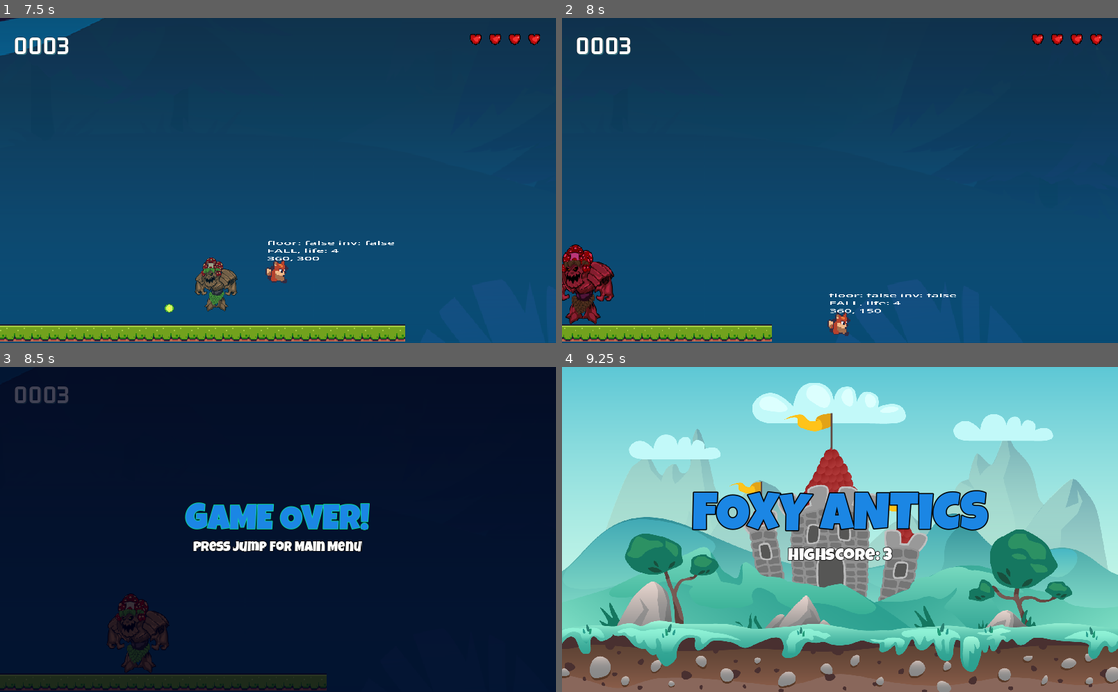
Above: before the commit, frames 1-4 (two rows, left to right).
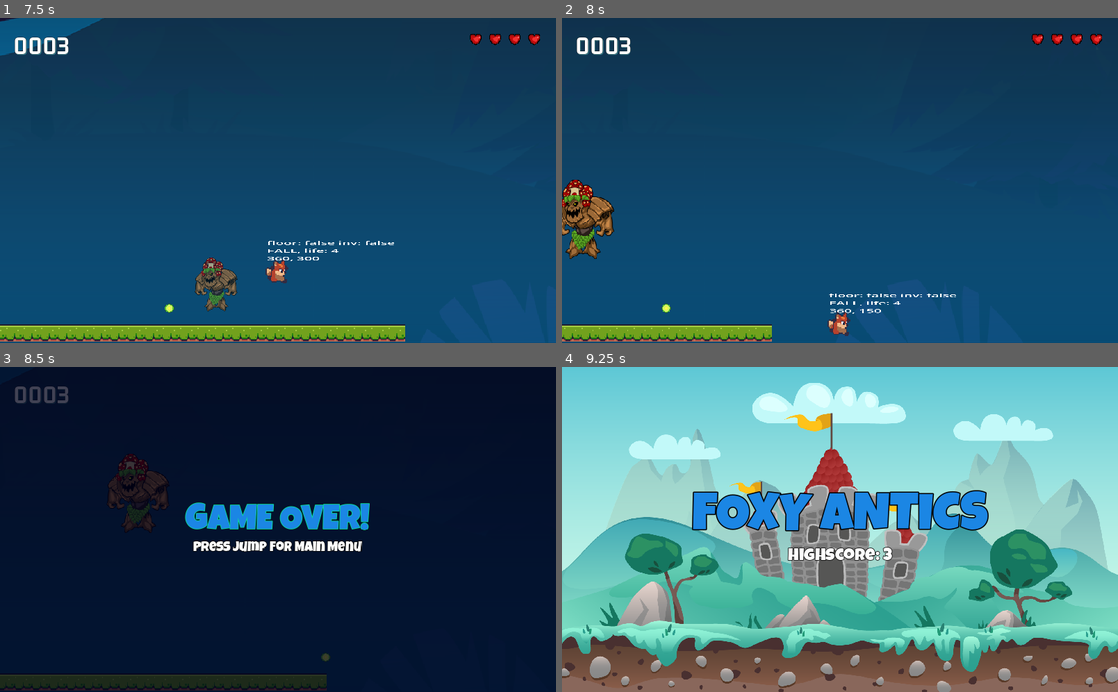
Above: after the commit, the same moments.

Repository: bluewind109/Foxy-Antics
Game: Godot game, scene res://main/main.tscn
The game is run twice, just before and just after one commit, with the same random seed, the same clock (stepped at 60 frames per second) and the same inputs.
Inputs:
- Up to frame 1 (7.5 s): tap Enter at 0.5 s; hold Right (right) 0.53-2.03 s; tap Ctrl (shoot) every 0.75 s from 0.6 to 7.35 s; tap Space (jump) at 0.77, 1.52, 3.02, 3.77, 4.52, 5, 6.02, 6.77 s; hold Left (left) 2.03-4.28 s; hold Right (right) from 4.28 s (still down)
- Up to frame 2 (8 s): keep holding Right (right); tap Space (jump) at 7.52 s
- Up to frame 3 (8.5 s): release Right (right) at 8.03 s; hold Left (left) from 8.03 s (still down); tap Ctrl (shoot) at 8.1 s
- Up to frame 4 (9.25 s): keep holding Left (left); tap Enter at 8.75 s; tap Ctrl (shoot) at 8.85 s; tap Space (jump) at 9.02 s

Frame 1 is identical in both runs. In frame 2, 3.0% of the frame differs, in the area x 0-20%, y 49-95%; in frame 3, 2.0%; in frame 4, nothing differs.

Commit message:
Prevent boss from getting damaged before his entrance animation finished

Diff:
--- a/boss/boss.gd
+++ b/boss/boss.gd
@@ -5,15 +5,17 @@
 
 @onready var animation_tree = $AnimationTree
 @onready var visual = $Visual
+@onready var hit_box = $Visual/HitBox
 
 @export var lives: int = 2
 @export var points: int = 5
 
 var _invincible: bool = false
+var _has_arrived: bool = false
 
 
 func _ready():
-	pass
+	hit_box.monitoring = false
 
 
 func tween_hit() -> void:
@@ -35,11 +37,21 @@
 
 
 func take_damage() -> void:
+	if (_has_arrived == false): return
 	if (_invincible == true): return
 
 	set_invincible(true)
 	tween_hit()
 	reduce_lives()
+
+
+func get_has_arrived() -> bool:
+	return _has_arrived
+
+
+func on_arrive_finished() -> void:
+	hit_box.set_deferred("monitoring", true)
+	_has_arrived = true
 
 
 func _on_trigger_area_entered(_area):
--- a/boss/boss.tscn
+++ b/boss/boss.tscn
@@ -176,6 +176,20 @@
 "transitions": PackedFloat32Array(1, 1, 1, 1, 1, 1, 1),
 "update": 0,
 "values": [Vector2(0, 0), Vector2(0, -150), Vector2(0, 0), Vector2(0, -150), Vector2(0, 0), Vector2(0, -150), Vector2(0, 0)]
+}
+tracks/1/type = "method"
+tracks/1/imported = false
+tracks/1/enabled = true
+tracks/1/path = NodePath(".")
+tracks/1/interp = 1
+tracks/1/loop_wrap = true
+tracks/1/keys = {
+"times": PackedFloat32Array(3),
+"transitions": PackedFloat32Array(1),
+"values": [{
+"args": [],
+"method": &"on_arrive_finished"
+}]
 }
 
 [sub_resource type="AnimationLibrary" id="AnimationLibrary_52k70"]
--- a/bullet/bullet_base/bullet_base.gd
+++ b/bullet/bullet_base/bullet_base.gd
@@ -24,5 +24,6 @@
 		queue_free()
 
 
-func _on_area_entered(_area):
+func _on_area_entered(area):
+	if (area.monitoring == false): return
 	queue_free()
